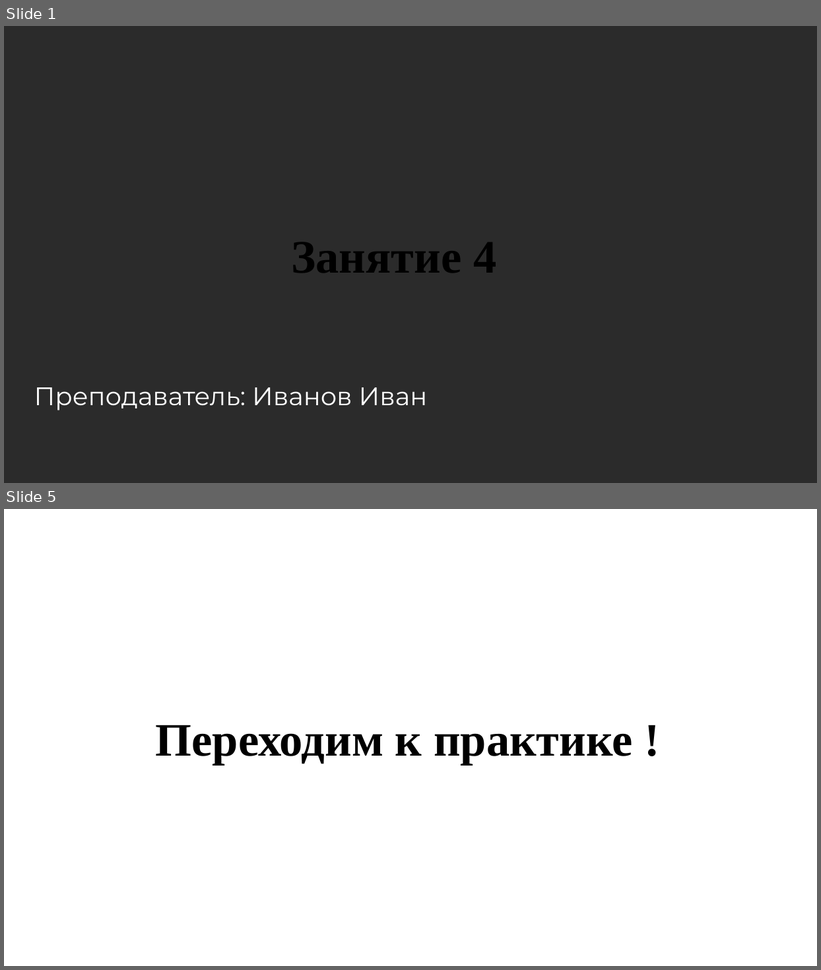
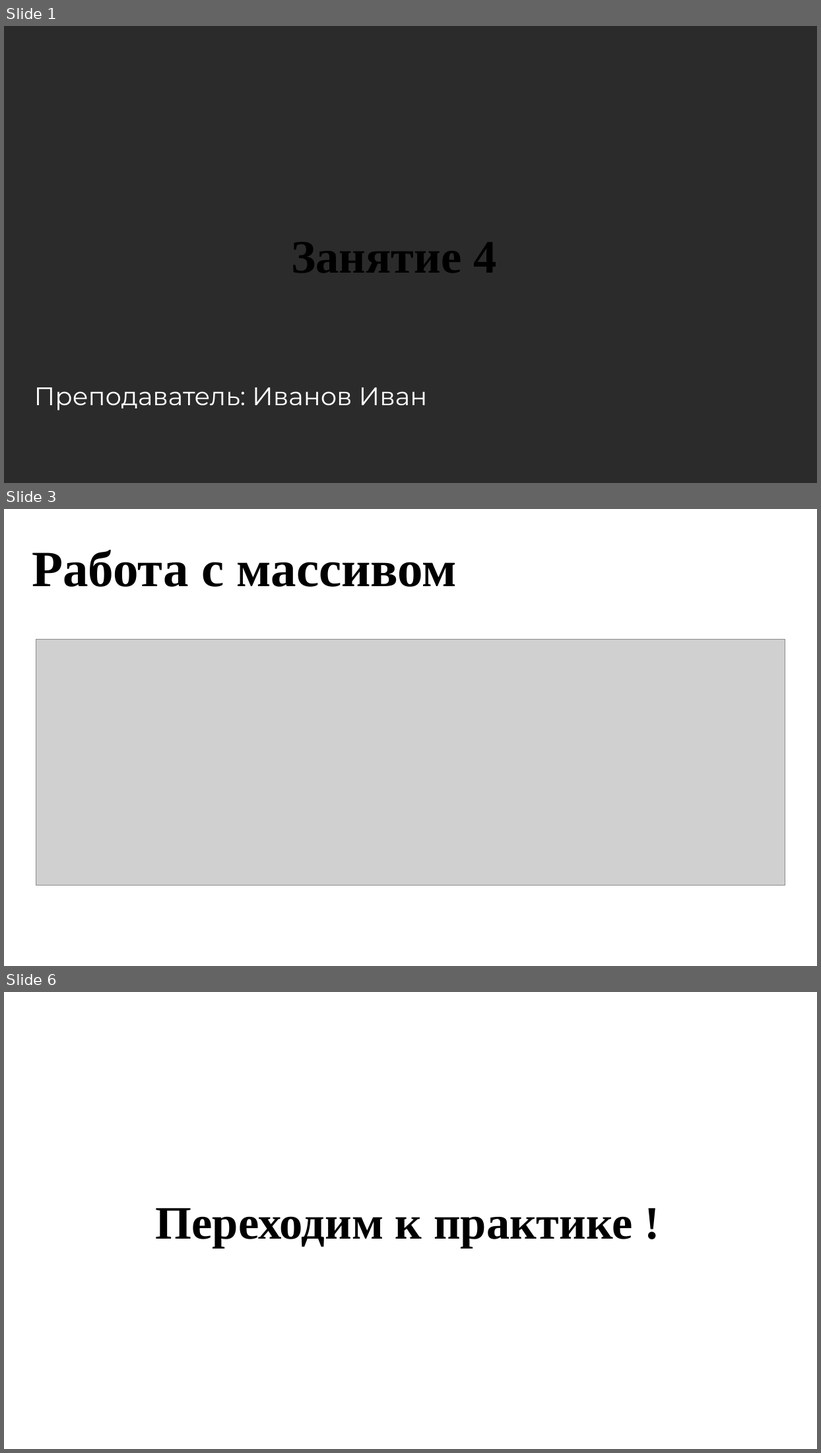
Before and after one commit to zero973/CsharpCourse, a slide deck: 4 занятие/Презентация.pptx. Shown one above the other, each under a label of ours: slides 1 and 5 before the commit, slides 1, 3 and 6 after it; the slides between them are not shown. The pictures are 821x970 and 821x1453 pixels, drawn with LibreOffice and Linux fonts; fonts in the diff are those of the drawing; grey boxes stand for pictures; background and template pictures are left out; a plain dark background stands for a picture behind light text. Boxes give left, top, right and bottom in pixels: in the first picture for what was removed or moved away, otherwise in the second. Text is boxed around its words. In the diff, an @@ line names an element or a change of style, - is before the commit and + after.

```diff
--- a/4 занятие/Презентация.pptx
+++ b/4 занятие/Презентация.pptx
@@ slide 3 added at (x1=4, y1=509, x2=817, y2=966), background picture (left out) @@
@@ text added at (x1=32, y1=550, x2=457, y2=587), 60 pt, text #000000, bold @@
+Работа с массивом
@@ picture added at (x1=36, y1=640, x2=785, y2=886) @@
@@ what was slide 5 is now slide 6 @@
```
Also in this commit, not shown: 3 other slides added, 3 slides removed, 5 other files.
